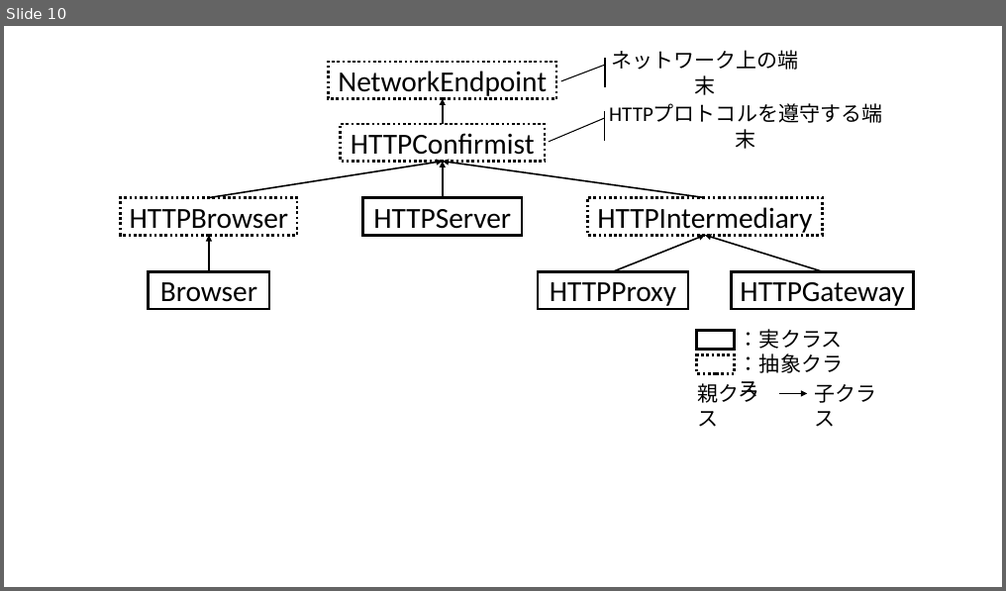
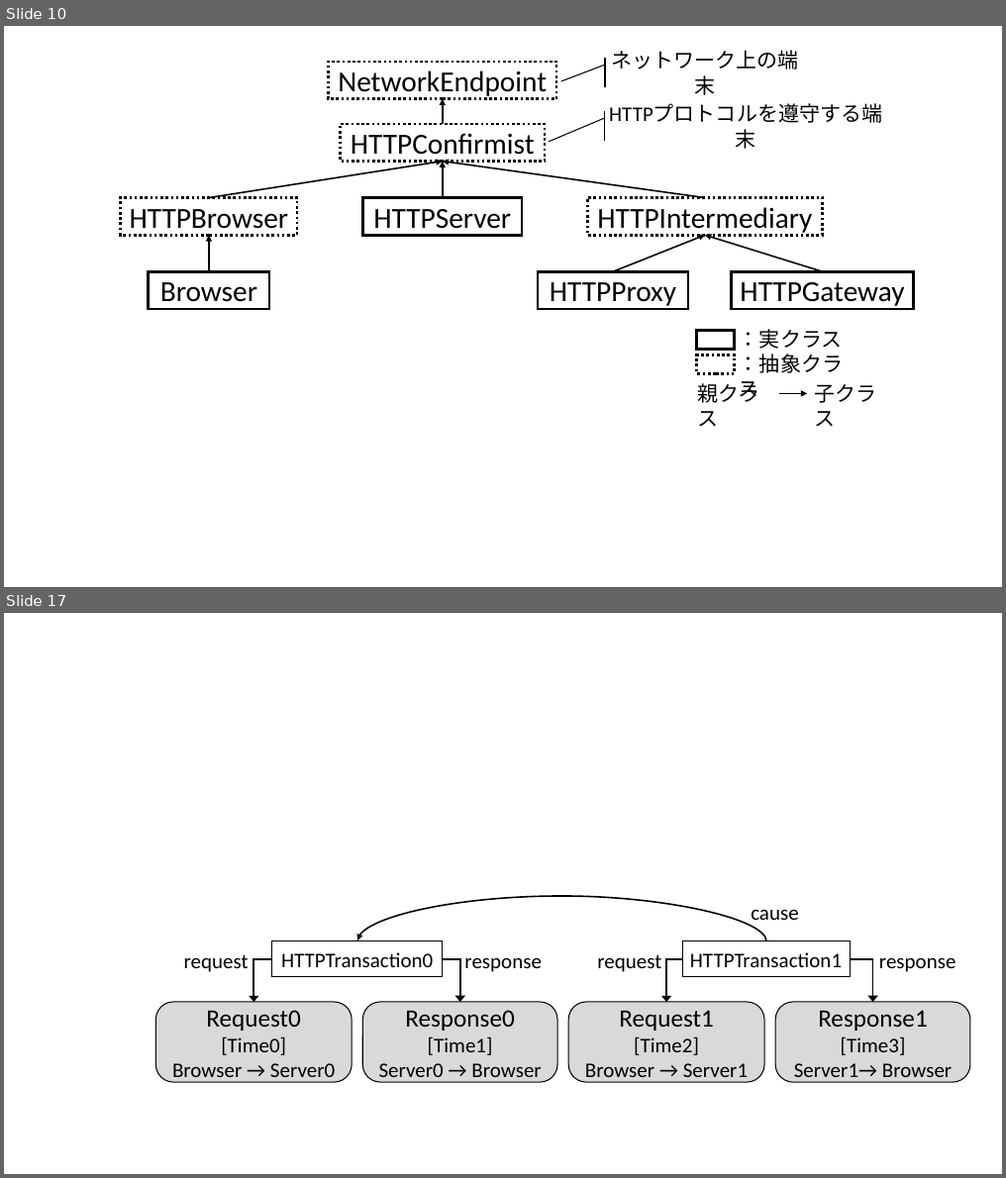
Before and after one commit to simahell/Master-Thesis, a slide deck: fig/fig.pptx. Shown one above the other, each under a label of ours: slide 10 before the commit, slides 10 and 17 after it; the slides between them are not shown. The pictures are 1006x591 and 1006x1178 pixels, drawn with LibreOffice and Linux fonts; fonts in the diff are those of the drawing. Boxes give left, top, right and bottom in pixels: in the first picture for what was removed or moved away, otherwise in the second. Text is boxed around its words. In the diff, an @@ line names an element or a change of style, - is before the commit and + after.

```diff
--- a/fig/fig.pptx
+++ b/fig/fig.pptx
@@ slide 17 added at [4, 613, 1002, 1174], background #FFFFFF @@
@@ rectangle added at [156, 896, 970, 1082], fill #FFFFFF, outline #FFFFFF 1 pt @@
@@ curved arrow added from (767, 942) to (358, 941), #000000 1.5 pt @@
@@ text added at [750, 909, 798, 927], 20 pt, text #000000 @@
+cause
@@ text added at [184, 955, 249, 972], 20 pt, text #000000 @@
+request
@@ elbow arrow added from (272, 959) to (254, 1002), #000000 1.5 pt @@
@@ rectangle added at [272, 942, 442, 977], outline #000000 1 pt, 20 pt, text #000000 @@
+HTTPTransaction0
@@ elbow arrow added from (442, 959) to (460, 1002), #000000 1.5 pt @@
@@ text added at [464, 958, 542, 972], 20 pt, text #000000 @@
+response
@@ text added at [597, 955, 661, 972], 20 pt, text #000000 @@
+request
@@ elbow arrow added from (682, 959) to (666, 1002), #000000 1.5 pt @@
@@ rectangle added at [682, 942, 849, 977], outline #000000 1 pt, 20 pt, text #000000 @@
+HTTPTransaction1
@@ elbow arrow added from (849, 959) to (873, 1002), #000000 1.5 pt @@
@@ text added at [879, 958, 956, 972], 20 pt, text #000000 @@
+response
@@ rounded rectangle added at [156, 1002, 352, 1082], fill #D9D9D9, outline #000000 1 pt, 20 pt, text #000000 @@
+Request0
+[Time0]
+Browser → Server0
@@ rounded rectangle added at [362, 1002, 557, 1082], fill #D9D9D9, outline #000000 1 pt, 20 pt, text #000000 @@
+Response0
+[Time1]
+Server0 → Browser
@@ rounded rectangle added at [568, 1002, 764, 1082], fill #D9D9D9, outline #000000 1 pt, 20 pt, text #000000 @@
+Request1
+[Time2]
+Browser → Server1
@@ rounded rectangle added at [776, 1002, 970, 1082], fill #D9D9D9, outline #000000 1 pt, 20 pt, text #000000 @@
+Response1
+[Time3]
+Server1→ Browser
```
Also in this commit, not shown: 11 other slides added.
